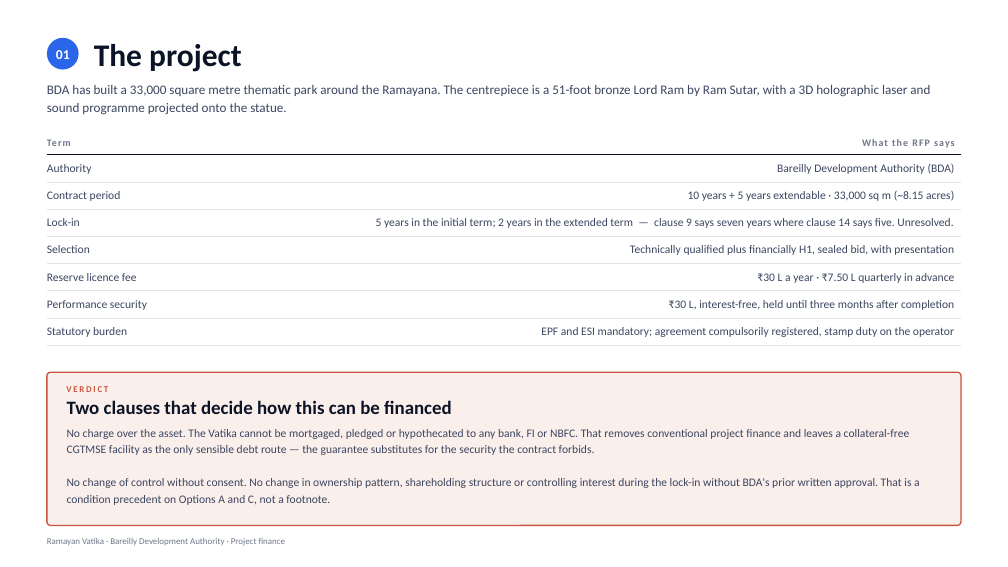
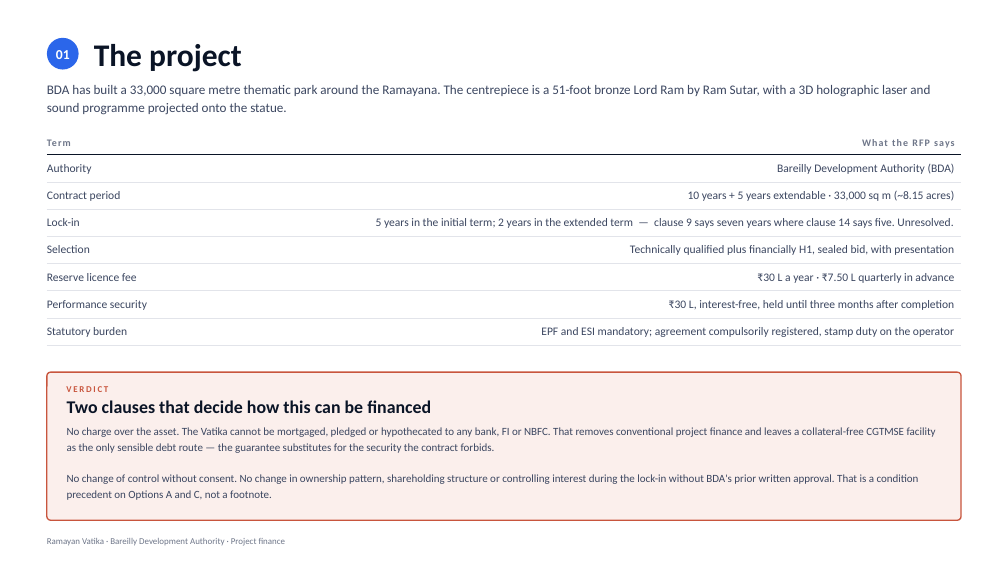
Before and after one commit to eodcfo/vappl-deck, a slide deck: slide 3 of pptx/EOD-Ramayan-Vatika-Project-Finance.pptx. Drawn at 1008x567 pixels with LibreOffice and Linux fonts; fonts in the diff are those of the drawing. Boxes give left, top, right and bottom in pixels: in the first picture for what was removed or moved away, otherwise in the second. Text is boxed around its words. In the diff, an @@ line names an element or a change of style, - is before the commit and + after.

```diff
--- a/pptx/EOD-Ramayan-Vatika-Project-Finance.pptx
+++ b/pptx/EOD-Ramayan-Vatika-Project-Finance.pptx
@@ rounded rectangle: place and size @@
-rounded rectangle at [47, 372, 961, 526]
+rounded rectangle at [47, 372, 961, 520]
@@ rounded rectangle at [47, 372, 961, 520]: proportions changed @@
@@ text "Two clauses that decide how ..." at [67, 400, 431, 413]: size 18 to 17 pt; line spacing 20.7pt to 19.6pt @@
@@ text "No charge over the asset. ..." at [67, 427, 936, 500]: size 11 to 10.5 pt; line spacing 15.6pt to 14.9pt @@
```
Also in this commit, not shown: 5 other slides changed, 14 other files.
